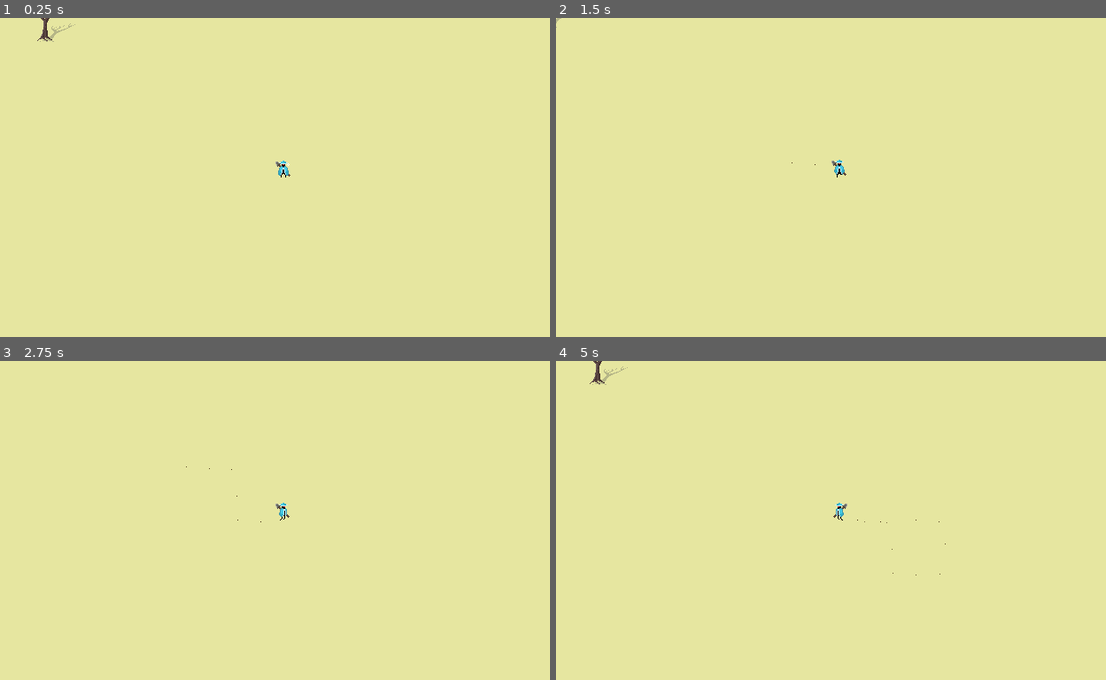
Above: before the commit, frames 1-4 (two rows, left to right).
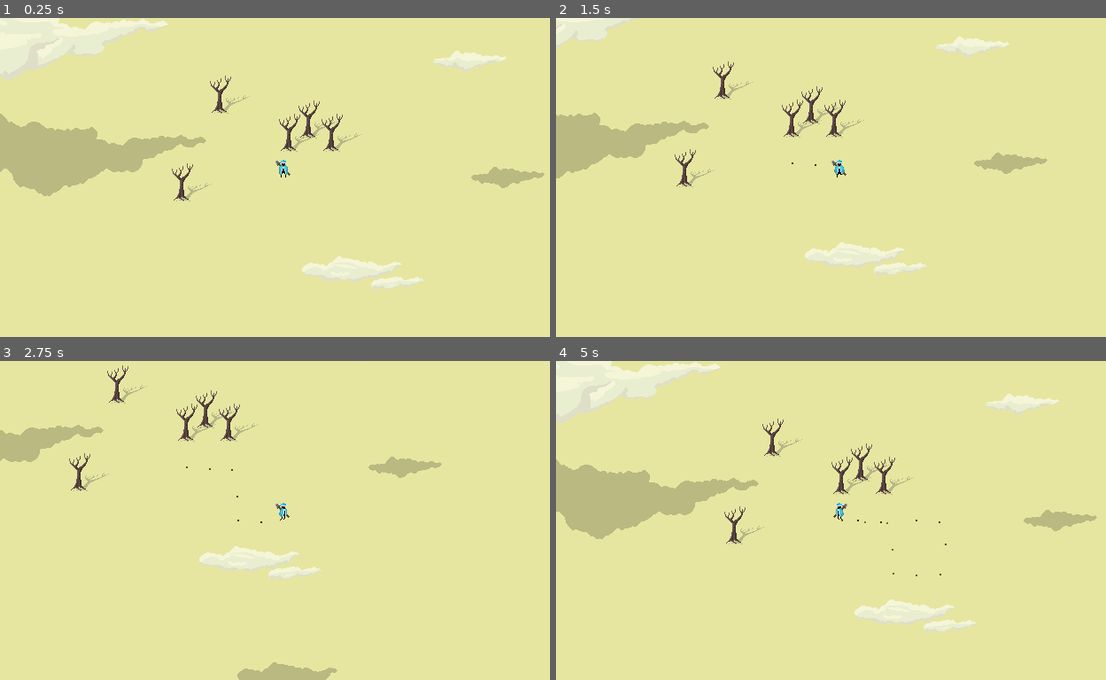
Above: after the commit, the same moments.

Repository: ObliteratedEntertainment/PixelGameJam2024
Game: Godot game, scene res://main.tscn
Same seed, same stepped clock (60 frames per second), same inputs: the game is played once before the commit and once after it.
Inputs:
- Up to frame 1 (0.25 s): no input
- Up to frame 2 (1.5 s): tap Enter at 0.5 s; hold Right (ui_right) 0.53-1.28 s; hold Down (ui_down) from 1.28 s (still down)
- Up to frame 3 (2.75 s): release Down (ui_down) at 2.03 s; hold Right (ui_right) from 2.03 s (still down)
- Up to frame 4 (5 s): release Right (ui_right) at 2.78 s; hold Up (ui_up) 2.78-3.53 s; hold Left (ui_left) from 3.53 s (still down)

The runs differ from the first frame. In frame 1, 10% of the frame differs, in the area x 0-100%, y 0-86%; in frame 2, 6.2%; in frame 3, 4.1%; in frame 4, 10%.

Commit message:
Added clouds

Diff:
--- /dev/null
+++ b/cloud_1.tscn
@@ -0,0 +1,21 @@
+[gd_scene load_steps=2 format=3 uid="uid://n1r1g817woap"]
+
+[ext_resource type="Texture2D" uid="uid://dceow3lsd5861" path="res://sprites/clouds/cloud_1.png" id="1_42quv"]
+
+[node name="Cloud1" type="Sprite2D"]
+self_modulate = Color(1, 1, 1, 0.588235)
+z_index = 10
+texture = ExtResource("1_42quv")
+
+[node name="Shadow" type="Sprite2D" parent="."]
+modulate = Color(1, 1, 1, 0.196078)
+self_modulate = Color(0, 0, 0, 1)
+position = Vector2(43, 131)
+texture = ExtResource("1_42quv")
+
+[node name="Area2D" type="Area2D" parent="Shadow"]
+collision_layer = 4
+collision_mask = 0
+
+[node name="CollisionPolygon2D" type="CollisionPolygon2D" parent="Shadow/Area2D"]
+polygon = PackedVector2Array(-99, -44, -138, 11, -126, 29, -120, 26, -111, 33, -87, 17, -72, 39, -55, 40, -42, 49, 26, 17, 36, 22, 60, 21, 69, 6, 110, -11, 120, -6, 131, -12, 140, -12, 133, -18, 119, -14, 111, -20, 101, -16, 88, -18, 66, -15, 55, -16, 43, -7, 14, -16, 16, -26, 10, -29, -27, -26, -41, -28, -54, -35, -68, -29, -80, -35, -93, -44)
--- /dev/null
+++ b/cloud_2.tscn
@@ -0,0 +1,21 @@
+[gd_scene load_steps=2 format=3 uid="uid://c3nvgj3k7dygx"]
+
+[ext_resource type="Texture2D" uid="uid://mqqoq28kj2nw" path="res://sprites/clouds/cloud_2.png" id="1_jkig7"]
+
+[node name="Cloud2" type="Sprite2D"]
+self_modulate = Color(1, 1, 1, 0.588235)
+z_index = 10
+texture = ExtResource("1_jkig7")
+
+[node name="Shadow" type="Sprite2D" parent="."]
+modulate = Color(1, 1, 1, 0.196078)
+self_modulate = Color(0, 0, 0, 1)
+position = Vector2(43, 131)
+texture = ExtResource("1_jkig7")
+
+[node name="Area2D" type="Area2D" parent="Shadow"]
+collision_layer = 4
+collision_mask = 0
+
+[node name="CollisionPolygon2D" type="CollisionPolygon2D" parent="Shadow/Area2D"]
+polygon = PackedVector2Array(-41, -3, -23, -5, -16, -13, -9, -10, 6, -11, 14, -8, 41, -6, 37, -1, 13, 4, 11, 6, 5, 5, -4, 11, -18, 6, -27, 5, -30, 6, -35, 2, -38, 3, -43, -1)
--- /dev/null
+++ b/cloud_3.tscn
@@ -0,0 +1,28 @@
+[gd_scene load_steps=2 format=3 uid="uid://bslsphkm41pqg"]
+
+[ext_resource type="Texture2D" uid="uid://d2ge4w1pli7n6" path="res://sprites/clouds/cloud_3.png" id="1_pc7v2"]
+
+[node name="Cloud3" type="Sprite2D"]
+self_modulate = Color(1, 1, 1, 0.588235)
+z_index = 10
+texture = ExtResource("1_pc7v2")
+
+[node name="Sprite2D" type="Sprite2D" parent="."]
+modulate = Color(1, 1, 1, 0.196078)
+self_modulate = Color(0, 0, 0, 1)
+position = Vector2(43, 131)
+texture = ExtResource("1_pc7v2")
+
+[node name="Area2D" type="Area2D" parent="Sprite2D"]
+collision_layer = 4
+collision_mask = 0
+
+[node name="CollisionPolygon2D" type="CollisionPolygon2D" parent="Sprite2D/Area2D"]
+polygon = PackedVector2Array(-69, -10, -51, -6, -37, -17, -6, -10, 0, -11, 12, -6, 27, -11, 34, -9, 31, -4, 27, -5, 21, 3, 3, 7, -11, 8, -19, 13, -31, 9, -51, 11, -60, 5, -76, 4, -79, -3)
+
+[node name="Area2D2" type="Area2D" parent="Sprite2D"]
+collision_layer = 4
+collision_mask = 0
+
+[node name="CollisionPolygon2D" type="CollisionPolygon2D" parent="Sprite2D/Area2D2"]
+polygon = PackedVector2Array(-1, 14, 7, 8, 32, 6, 36, 10, 51, 6, 59, 10, 57, 13, 37, 18, 32, 15, 22, 20, 9, 19, 4, 21, -1, 17)
--- a/dead_tree.tscn
+++ b/dead_tree.tscn
@@ -10,7 +10,7 @@
 
 [node name="Sprite2D" type="Sprite2D" parent="."]
 material = ExtResource("1_2k7at")
-position = Vector2(2, -17)
+position = Vector2(2, -19)
 texture = ExtResource("2_omynr")
 
 [node name="CollisionShape2D" type="CollisionShape2D" parent="."]
--- a/footprint.gd
+++ b/footprint.gd
@@ -5,6 +5,5 @@
 
 	var tween := create_tween()
 
-	await tween.tween_property(self, "modulate:a", 0.0, 10.0).finished
-
-	queue_free()
+	tween.tween_property(self, "modulate:a", 0.0, 10.0)
+	tween.tween_callback(queue_free.bind(self))
--- a/footprint.tscn
+++ b/footprint.tscn
@@ -6,5 +6,6 @@
 [node name="Footprint" type="Sprite2D"]
 modulate = Color(0.224881, 0.136484, 0.039277, 1)
 z_index = -1
+scale = Vector2(2, 2)
 texture = ExtResource("1_262m1")
 script = ExtResource("2_0d04w")
--- a/project.godot
+++ b/project.godot
@@ -32,6 +32,7 @@
 
 [layer_names]
 
+2d_physics/layer_3="ShadeLayer"
 2d_physics/layer_4="ZoneLayer"
 
 [rendering]
--- a/world.tscn
+++ b/world.tscn
@@ -1,7 +1,10 @@
-[gd_scene load_steps=3 format=3 uid="uid://dic8xj22l5wul"]
+[gd_scene load_steps=6 format=3 uid="uid://dic8xj22l5wul"]
 
 [ext_resource type="PackedScene" uid="uid://dgvotwqi8xwg" path="res://player.tscn" id="1_e1qv5"]
+[ext_resource type="PackedScene" uid="uid://bslsphkm41pqg" path="res://cloud_3.tscn" id="2_6aaw5"]
 [ext_resource type="PackedScene" uid="uid://de47yuehnopao" path="res://dead_tree.tscn" id="2_e11gv"]
+[ext_resource type="PackedScene" uid="uid://n1r1g817woap" path="res://cloud_1.tscn" id="3_hlxtw"]
+[ext_resource type="PackedScene" uid="uid://c3nvgj3k7dygx" path="res://cloud_2.tscn" id="4_ae5dl"]
 
 [node name="World" type="Node2D"]
 y_sort_enabled = true
@@ -9,6 +12,8 @@
 [node name="Player" parent="." instance=ExtResource("1_e1qv5")]
 position = Vector2(270, 158)
 motion_mode = 1
+idling = true
+exhausted = false
 
 [node name="BackgroundWorldColor" type="ColorRect" parent="Player"]
 z_index = -10
@@ -20,6 +25,19 @@
 color = Color(0.901961, 0.901961, 0.627451, 1)
 
 [node name="DeadTree" parent="." instance=ExtResource("2_e11gv")]
+position = Vector2(297, 111)
+
+[node name="DeadTree2" parent="." instance=ExtResource("2_e11gv")]
+position = Vector2(323, 126)
+
+[node name="DeadTree3" parent="." instance=ExtResource("2_e11gv")]
+position = Vector2(275, 126)
+
+[node name="DeadTree4" parent="." instance=ExtResource("2_e11gv")]
+position = Vector2(197, 83)
+
+[node name="DeadTree5" parent="." instance=ExtResource("2_e11gv")]
+position = Vector2(154, 182)
 
 [node name="OasisStart" type="Node2D" parent="."]
 
@@ -29,3 +47,11 @@
 
 [node name="CollisionPolygon2D" type="CollisionPolygon2D" parent="OasisStart/ZoneDefinition"]
 polygon = PackedVector2Array(215, 122, 223, 183, 267, 241, 451, 235, 434, 115, 327, 55, 232, 93)
+
+[node name="Cloud3" parent="." instance=ExtResource("2_6aaw5")]
+position = Vector2(370, 264)
+
+[node name="Cloud2" parent="." instance=ExtResource("4_ae5dl")]
+position = Vector2(481, 28)
+
+[node name="Cloud1" parent="." instance=ExtResource("3_hlxtw")]
Binary file changed: docs/concept_player.aseprite
Binary file added: sprites/clouds/cloud_1.aseprite
Binary file added: sprites/clouds/cloud_1.png
Not shown, added: sprites/clouds/cloud_1.png.import
Binary file added: sprites/clouds/cloud_2.aseprite
Binary file added: sprites/clouds/cloud_2.png
Not shown, added: sprites/clouds/cloud_2.png.import
Binary file added: sprites/clouds/cloud_3.aseprite
Binary file added: sprites/clouds/cloud_3.png
Not shown, added: sprites/clouds/cloud_3.png.import
Binary file changed: sprites/player/player.png
